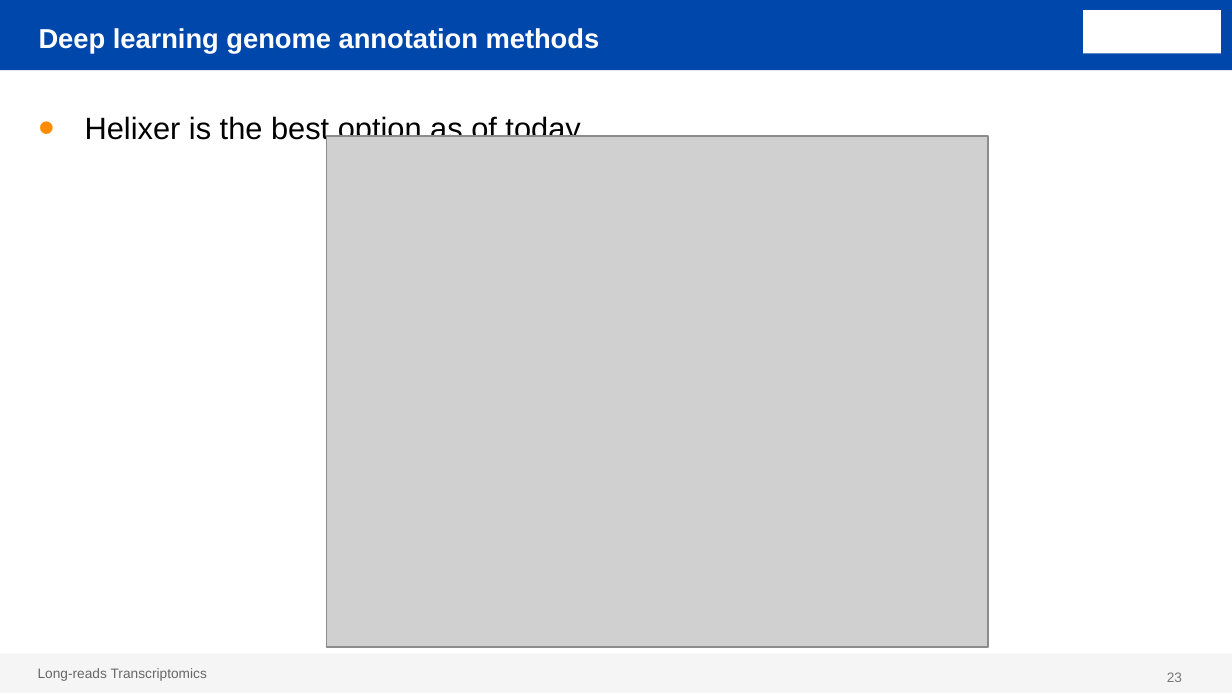
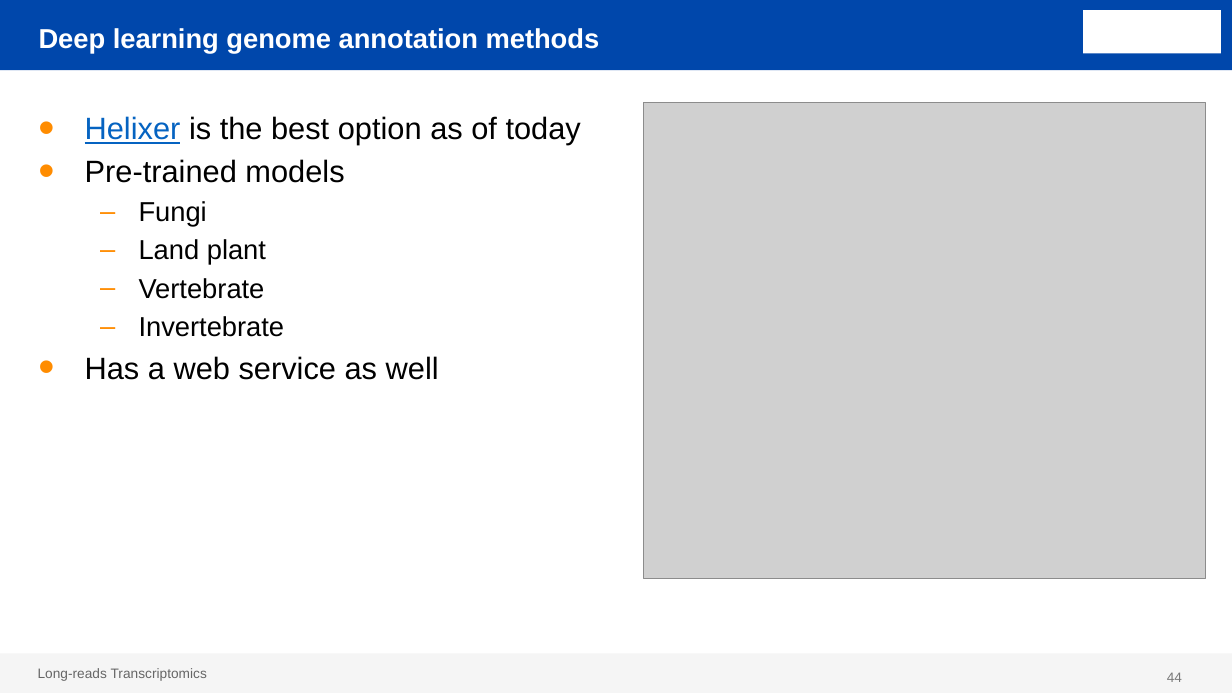
Before and after one commit to ConesaLab/VALT_Summer_Course, a slide deck: slide 44 of theory/day2/SQANTI_evidence.pptx (slide 23 before the commit). Drawn at 1232x693 pixels with LibreOffice and Linux fonts; fonts in the diff are those of the drawing; grey boxes stand for pictures; background and template pictures are left out. Boxes give left, top, right and bottom in pixels: in the first picture for what was removed or moved away, otherwise in the second. Text is boxed around its words. In the diff, an @@ line names an element or a change of style, - is before the commit and + after.

```diff
--- a/theory/day2/SQANTI_evidence.pptx
+++ b/theory/day2/SQANTI_evidence.pptx
@@ text at (85,116,581,145): text colour #000000 to #0563C1, underline on in "Helixer" @@
@@ picture added at (643,102,1206,578) @@
@@ picture removed at (326,136,988,647) @@
@@ text at (85,159,439,380): paragraphs added @@
+• Pre-trained models
+  – Fungi
+  – Land plant
+  – Vertebrate
+  – Invertebrate
+• Has a web service as well
@@ page number at (1167,672,1182,682): text changed @@
-23
+44
```
Also in this commit, not shown: 17 other slides changed, 38 slides added, 3 slides removed, 4 other files.
